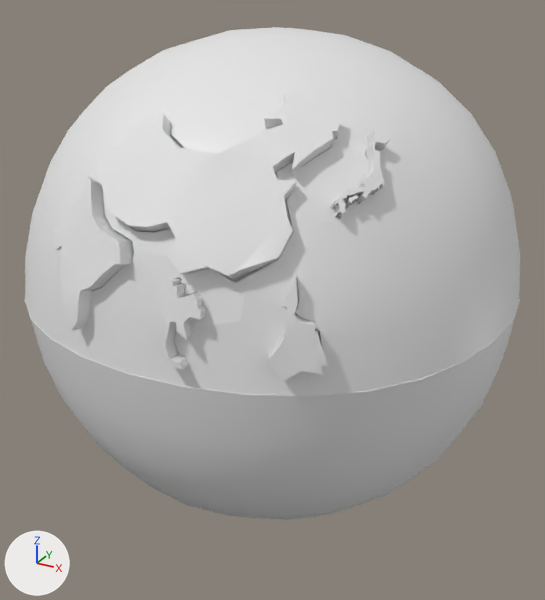
Renders of the FBX model OculusQuest2/Assets/Meshes/SM_Globe.fbx from each side of a commit.
One viewpoint serves both versions: a 50 mm camera at (0.913, -1.678, 1.795) aimed at (-0.028, 0.033, 0.94). The lights are fixed; the arrows at lower left show +X, +Y and +Z. Materials are left out; every surface is plain grey. Where no turn or scale is listed for an object, it has been applied to the vertices.

In view in the first picture: 'China_GEO', 'India_GEO', 'Japan_GEO', 'Philippines_GEO', 'Thailand_GEO', 'northernhemisphere_GEO', 'southernhemisphere_GEO'.
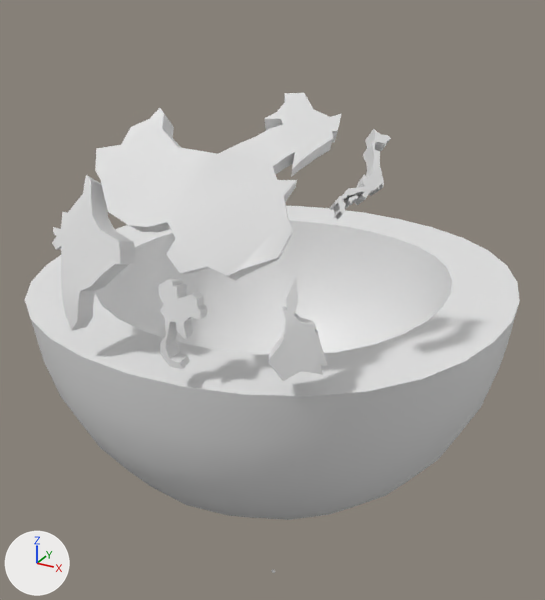
ob_globe_grp is not drawn itself; it is the parent of ob_northernhemisphere_geo.

Where the newer file only moved an object's origin or applied its transform, the numbers keep the older frame.

Where the change shows, as pixel boxes (x1, y1, x2, y2) in the pictures (545 x 600 px):
'northernhemisphere_GEO', reshaped (not visible afterwards): before (25, 27, 520, 396)

The change in detail:
Object 'Globe_GRP' (ob_globe_grp) turns from (0, 0, 0) to (90, 0, 0) degrees about x, y and z.
Object 'Globe_GRP' (ob_globe_grp) is rescaled from (1.0, 1.0, 1.0) to (0.01, 0.01, 0.01).
